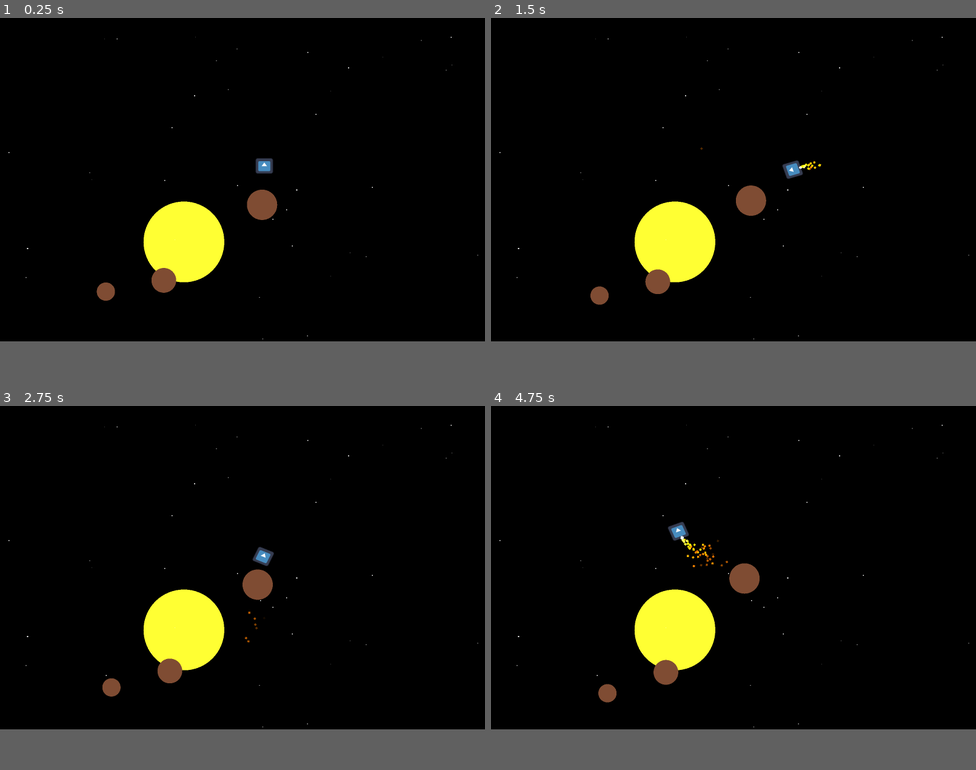
Above: before the commit, frames 1-4 (two rows, left to right).
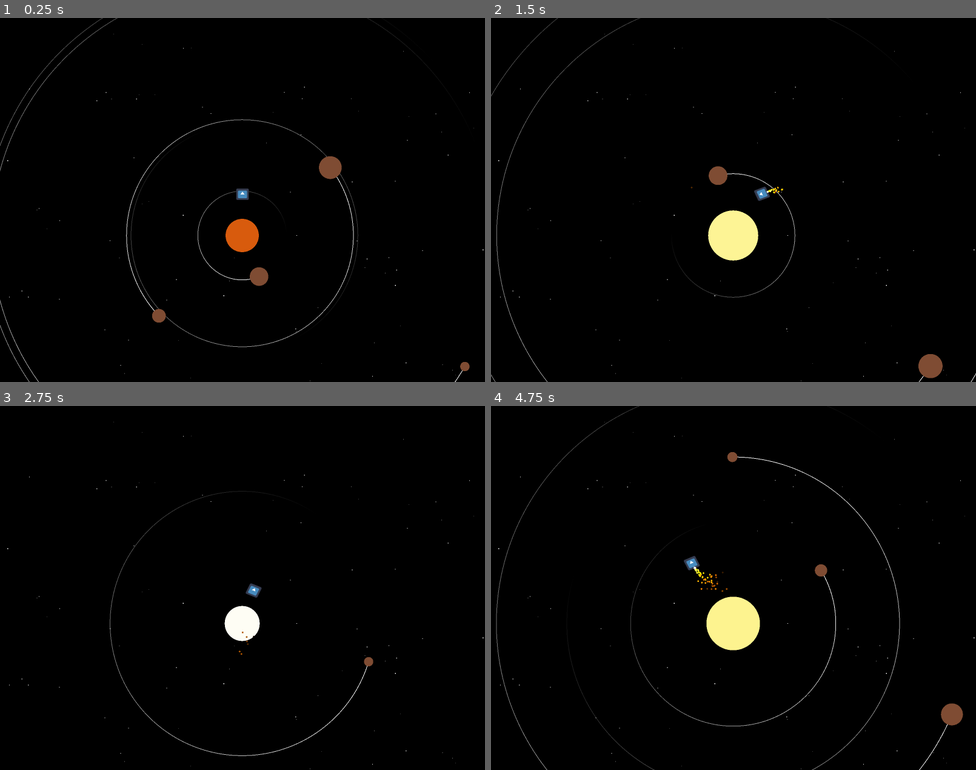
Above: after the commit, the same moments.

Repository: mwtopping/mousemove
Game: Godot game, scene res://Scenes/game_root.tscn
Same seed, same stepped clock (60 frames per second), same inputs: the game is played once before the commit and once after it. The engine's default icon, where the game draws it, is replaced by a stand-in: a white triangle on a blue panel in a dark square.
Inputs (mouse positions are in pixels of both pictures, inside the frame that each line leads up to):
- Up to frame 1 (0.25 s): no input
- Up to frame 2 (1.5 s): tap Enter at 0.5 s; move the mouse to (840, 163) at 0.52 s; tap X at 0.6 s; click (840, 163) at 0.67 s; drag from (636, 196) to (709, 243) at 1.27 s
- Up to frame 3 (2.75 s): move the mouse to (291, 497) at 2.02 s; tap X at 2.1 s; click (291, 497) at 2.17 s
- Up to frame 4 (4.75 s): drag from (709, 631) to (588, 518) at 2.77 s; move the mouse to (879, 617) at 3.52 s; tap X at 3.6 s; click (879, 617) at 3.67 s; drag from (588, 518) to (660, 486) at 4.27 s
In our replay, the window is 800x533 before the commit and 800x600 after it. These sizes can differ from the game's own. Grey fills any space a smaller window leaves; there, only what the larger window draws over its background counts as a difference.

The runs differ from the first frame. In frame 1, 5.8% of the frame differs, in the area x 0-100%, y 0-100%; in frame 2, 5.9%; in frame 3, 4.8%; in frame 4, 6.5%, in the area x 1-100%, y 0-100%.

Commit message:
Adding star system respawn

Diff:
--- /dev/null
+++ b/Gradients/starcolors.tres
@@ -0,0 +1,5 @@
+[gd_resource type="Gradient" format=3 uid="uid://brrimv0df80mb"]
+
+[resource]
+offsets = PackedFloat32Array(0.0137363, 0.217033, 0.818681, 0.945055, 0.997253)
+colors = PackedColorArray(0.858824, 0.0470588, 0.0156863, 1, 0.837827, 0.835675, 0.112323, 1, 0.98557, 0.912564, 0.119688, 1, 1, 1, 1, 1, 0.467552, 0.579517, 0.74765, 1)
--- a/Scenes/BH.tscn
+++ b/Scenes/BH.tscn
@@ -1,6 +1,6 @@
 [gd_scene load_steps=3 format=3 uid="uid://dk810ndg2gl6m"]
 
-[ext_resource type="Script" path="res://Scenes/BH.gd" id="1_f6wh2"]
+[ext_resource type="Script" path="res://scripts/BH.gd" id="1_f6wh2"]
 
 [sub_resource type="Gradient" id="Gradient_nqqau"]
 offsets = PackedFloat32Array(0, 0.246667, 0.67, 1)
--- a/Scenes/game_root.tscn
+++ b/Scenes/game_root.tscn
@@ -1,22 +1,13 @@
-[gd_scene load_steps=7 format=3 uid="uid://bcuitt5q1rnk1"]
+[gd_scene load_steps=4 format=3 uid="uid://bcuitt5q1rnk1"]
 
 [ext_resource type="Script" path="res://scripts/game_root.gd" id="1_0xyln"]
 [ext_resource type="PackedScene" uid="uid://bwq024587eepg" path="res://Scenes/icon.tscn" id="1_iu6xp"]
 [ext_resource type="PackedScene" uid="uid://ctbli7it03a08" path="res://Scenes/parcel.tscn" id="3_avi3j"]
-[ext_resource type="PackedScene" uid="uid://dc4kvbgvaewem" path="res://Scenes/star.tscn" id="5_oorv2"]
-[ext_resource type="Script" path="res://scripts/star.gd" id="6_bia07"]
-[ext_resource type="PackedScene" uid="uid://y0ay7im76p3w" path="res://Scenes/orbit.tscn" id="6_l2xns"]
 
 [node name="GameRoot" type="Node2D"]
 script = ExtResource("1_0xyln")
 
 [node name="Icon2" parent="." instance=ExtResource("1_iu6xp")]
-position = Vector2(1096, 170)
+position = Vector2(1, -136)
 
 [node name="parcel" parent="." instance=ExtResource("3_avi3j")]
-
-[node name="star" parent="." instance=ExtResource("5_oorv2")]
-position = Vector2(897, 358)
-script = ExtResource("6_bia07")
-
-[node name="orbit" parent="." instance=ExtResource("6_l2xns")]
--- a/Scenes/icon.tscn
+++ b/Scenes/icon.tscn
@@ -17,14 +17,14 @@
 script = ExtResource("2_ighd4")
 
 [node name="Camera" type="Camera2D" parent="."]
-position = Vector2(-161.194, 113.333)
+position = Vector2(0, 63.3333)
 zoom = Vector2(2, 2)
 drag_horizontal_enabled = true
 drag_vertical_enabled = true
-drag_left_margin = 0.5
-drag_top_margin = 0.5
-drag_right_margin = 0.5
-drag_bottom_margin = 0.5
+drag_left_margin = 0.35
+drag_top_margin = 0.35
+drag_right_margin = 0.35
+drag_bottom_margin = 0.35
 
 [node name="sprite" type="Sprite2D" parent="."]
 texture = ExtResource("1_x6m2i")
--- a/Scenes/orbit.tscn
+++ b/Scenes/orbit.tscn
@@ -1,3 +1,4 @@
 [gd_scene format=3 uid="uid://y0ay7im76p3w"]
 
 [node name="orbit" type="Line2D"]
+z_index = -2
--- a/Scenes/star.tscn
+++ b/Scenes/star.tscn
@@ -1,3 +1,6 @@
-[gd_scene format=3 uid="uid://dc4kvbgvaewem"]
+[gd_scene load_steps=2 format=3 uid="uid://dc4kvbgvaewem"]
 
-[node name="Polygon2D" type="Polygon2D"]
+[ext_resource type="Script" path="res://scripts/star.gd" id="1_vbq8s"]
+
+[node name="star" type="Polygon2D"]
+script = ExtResource("1_vbq8s")
--- a/project.godot
+++ b/project.godot
@@ -17,13 +17,15 @@
 
 [display]
 
-window/size/viewport_width=2400
-window/size/viewport_height=1600
+window/size/viewport_width=3200
+window/size/viewport_height=2400
 window/stretch/mode="viewport"
 window/stretch/aspect="expand"
 
 [rendering]
 
-renderer/rendering_method="gl_compatibility"
-renderer/rendering_method.mobile="gl_compatibility"
+renderer/rendering_method.mobile="forward_plus"
+renderer/rendering_method.web="forward_plus"
 environment/defaults/default_clear_color=Color(0, 0, 0, 1)
+anti_aliasing/quality/msaa_2d=1
+anti_aliasing/quality/screen_space_aa=1
--- a/scripts/game_root.gd
+++ b/scripts/game_root.gd
@@ -2,6 +2,8 @@
 
 
 var spawnobj = load("res://Scenes/parcel.tscn")
+var star = load("res://Scenes/star.tscn")
+var system
 
 # Called when the node enters the scene tree for the first time.
 func _ready():
@@ -9,7 +11,21 @@
 	for n in range(1000):
 		var tmp = spawnobj.instantiate()
 		add_child(tmp)
+	print("Starting Star Instantiation")
+	self.system = star.instantiate()
+	add_child(self.system)
+
 
 # Called every frame. 'delta' is the elapsed time since the previous frame.
 func _process(delta):
 	pass
+
+
+
+func _input(event):
+	if event is InputEventKey:
+		if event.keycode == KEY_X and event.pressed:
+			self.system.call_deferred("free")
+
+			self.system = star.instantiate()
+			add_child(self.system)
--- a/scripts/icon.gd
+++ b/scripts/icon.gd
@@ -68,7 +68,7 @@
 				get_node("sprite/rocket").emitting=true
 			if event.button_index == MOUSE_BUTTON_RIGHT and Input.is_mouse_button_pressed(1):
 				get_node("sprite/boost").emitting=true
-				self.max_speed = 500
+				self.max_speed = 650
 			if event.button_index == MOUSE_BUTTON_WHEEL_UP:
 				get_node("Camera").zoom *= 1.1
 			if event.button_index == MOUSE_BUTTON_WHEEL_DOWN:
--- a/scripts/planet.gd
+++ b/scripts/planet.gd
@@ -2,8 +2,10 @@
 
 var radius = randf()*30+10
 var npoints = 64
-var semi_major_axis = 100+randf()*1000
+var semi_major_axis = radius+1+100+randf()*2000
 var phi = randf()*2*PI
+var orbitmodel = load("res://Scenes/orbit.tscn")
+var orbit
 # Called when the node enters the scene tree for the first time.
 func _ready():
 	var data = PackedVector2Array()
@@ -16,9 +18,42 @@
 
 	self.position = Vector2(self.semi_major_axis*sin(2*PI*self.phi), self.semi_major_axis*cos(2*PI*self.phi))
 
+	self.orbit = orbitmodel.instantiate()
+	var orbitdata = PackedVector2Array()
+	for jj in range(4*npoints):
+		var ox = self.semi_major_axis*sin(self.phi+2*PI*jj/npoints/4)-self.position.x
+		var oy = self.semi_major_axis*cos(self.phi+2*PI*jj/npoints/4)-self.position.y
+		orbitdata.append(Vector2(ox, oy))
+
+	self.orbit.points = orbitdata
+	self.orbit.closed = true
+	self.orbit.width = 2.0
+	self.orbit.antialiased=true
+
+	var grad_data = {0.0: Color.BLACK, 0.2:Color.BLACK, 1.0: Color.WHITE}
+	var grad = Gradient.new()
+	grad.offsets = grad_data.keys()
+	grad.colors = grad_data.values()
+
+	self.orbit.gradient = grad
+	#self.orbit.Color = Color(1, 1, 1, 1)
+
+	add_child(self.orbit)
+
 
 # Called every frame. 'delta' is the elapsed time since the previous frame.
 func _process(delta):
-		self.phi += 0.1*delta/sqrt(self.semi_major_axis)
-		self.position = Vector2(self.semi_major_axis*sin(2*PI*self.phi),
+	self.phi += 1000*delta/pow(self.semi_major_axis, 1.5)
+	self.position = Vector2(self.semi_major_axis*sin(2*PI*self.phi),
 								self.semi_major_axis*cos(2*PI*self.phi))
+
+
+
+	var orbitdata = PackedVector2Array()
+	for jj in range(4*npoints):
+		var ox = self.semi_major_axis*sin(2*PI*(self.phi+float(jj)/npoints/4))-self.position.x
+		var oy = self.semi_major_axis*cos(2*PI*(self.phi+float(jj)/npoints/4))-self.position.y
+		orbitdata.append(Vector2(ox, oy))
+
+
+	get_node("orbit").points = orbitdata
--- a/scripts/star.gd
+++ b/scripts/star.gd
@@ -1,18 +1,22 @@
 extends Polygon2D
 
-var radius = 100
+var radius = 50+randf()*50
 var npoints = 64
 var planetobj = load("res://Scenes/planet.tscn")
-var nplanets = 5
+var nplanets = randi_range(0, 9)
 # Called when the node enters the scene tree for the first time.
 func _ready():
+	print("Star Ready")
+	self.position = Vector2(0.0, 0.0)
 	var data = PackedVector2Array()
 	for ii in range(npoints):
 		var x = self.radius * sin(2*PI*float(ii)/npoints)
 		var y = self.radius * cos(2*PI*float(ii)/npoints)
 		data.append(Vector2(x, y))
 	self.polygon = data
-	self.color = Color(1, 1, .2)
+	var colorgrad = load("res://Gradients/starcolors.tres")
+
+	self.color = colorgrad.sample(randf())
 
 	for ii in range(nplanets):
 		var planet = planetobj.instantiate()
Renamed: Scenes/BH.gd -> scripts/BH.gd
